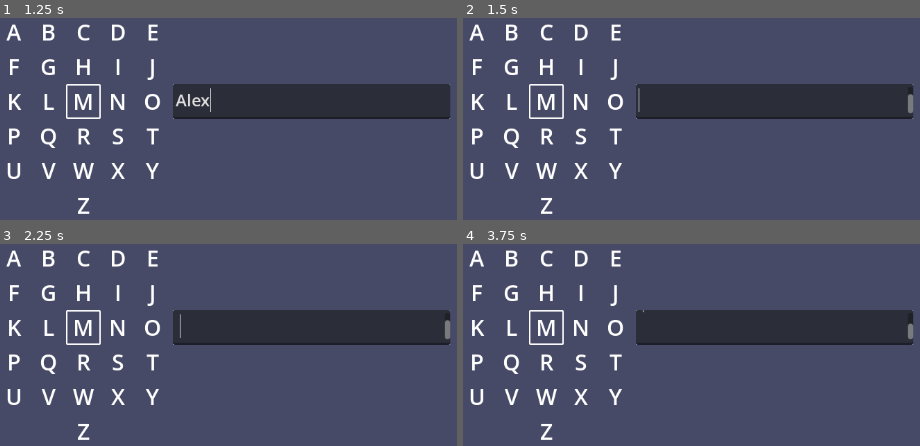
Above: before the commit, frames 1-4 (two rows, left to right).
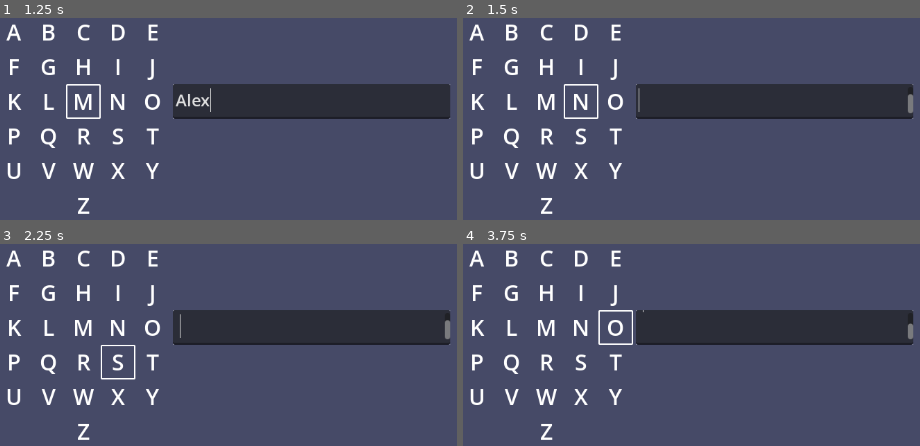
Above: after the commit, the same moments.

Repository: zoeesilcock/tetra_type
Game: Godot game, scene res://main.tscn
Two runs of this game, one before a commit and one after it. Both use one fixed random seed, a clock stepped at 60 frames per second and the inputs below.
Inputs (mouse positions are in pixels of both pictures, inside the frame that each line leads up to):
- Up to frame 1 (1.25 s): click (310, 100) at 0.52 s; type "Alex" at 0.6 s
- Up to frame 2 (1.5 s): tap Enter at 1.25 s; hold Right (ui_right) from 1.28 s (still down)
- Up to frame 3 (2.25 s): tap Space at 2 s; release Right (ui_right) at 2.03 s; hold Down (ui_down) from 2.03 s (still down)
- Up to frame 4 (3.75 s): tap Enter at 2.75 s; release Down (ui_down) at 2.78 s; hold Right (ui_right) 2.78-3.53 s; tap Space at 3.5 s; hold Up (ui_up) from 3.53 s (still down)

Frame 1 is identical in both runs. In frame 2, 0.5% of the frame differs, in the area x 14-30%, y 32-50%; in frame 3, 0.5%; in frame 4, 0.6%, in the area x 14-38%, y 32-50%.

Commit message:
Add basic cursor movement

Diff:
--- a/tetra_board.gd
+++ b/tetra_board.gd
@@ -14,13 +14,29 @@
 
 	_set_cursor_position(Vector2(0, 0))
 
+func _input(event: InputEvent) -> void:
+	var motion : Vector2 = Vector2.ZERO
+
+	if event.is_action_pressed("ui_left"):
+		motion = Vector2.LEFT
+	if event.is_action_pressed("ui_right"):
+		motion = Vector2.RIGHT
+	if event.is_action_pressed("ui_up"):
+		motion = Vector2.UP
+	if event.is_action_pressed("ui_down"):
+		motion = Vector2.DOWN
+
+	if motion != Vector2.ZERO:
+		_set_cursor_position(current_position + motion)
+
 func _create_cursor() -> void:
 	cursor = cursor_scene.instantiate()
 	add_child(cursor)
 
 func _set_cursor_position(cursor_position : Vector2) -> void:
-	current_position = cursor_position
-	cursor.position = keys[current_position].position
+	if keys.has(cursor_position):
+		current_position = cursor_position
+		cursor.position = keys[current_position].position
 
 func _create_keys() -> void:
 	var row : int = -2
